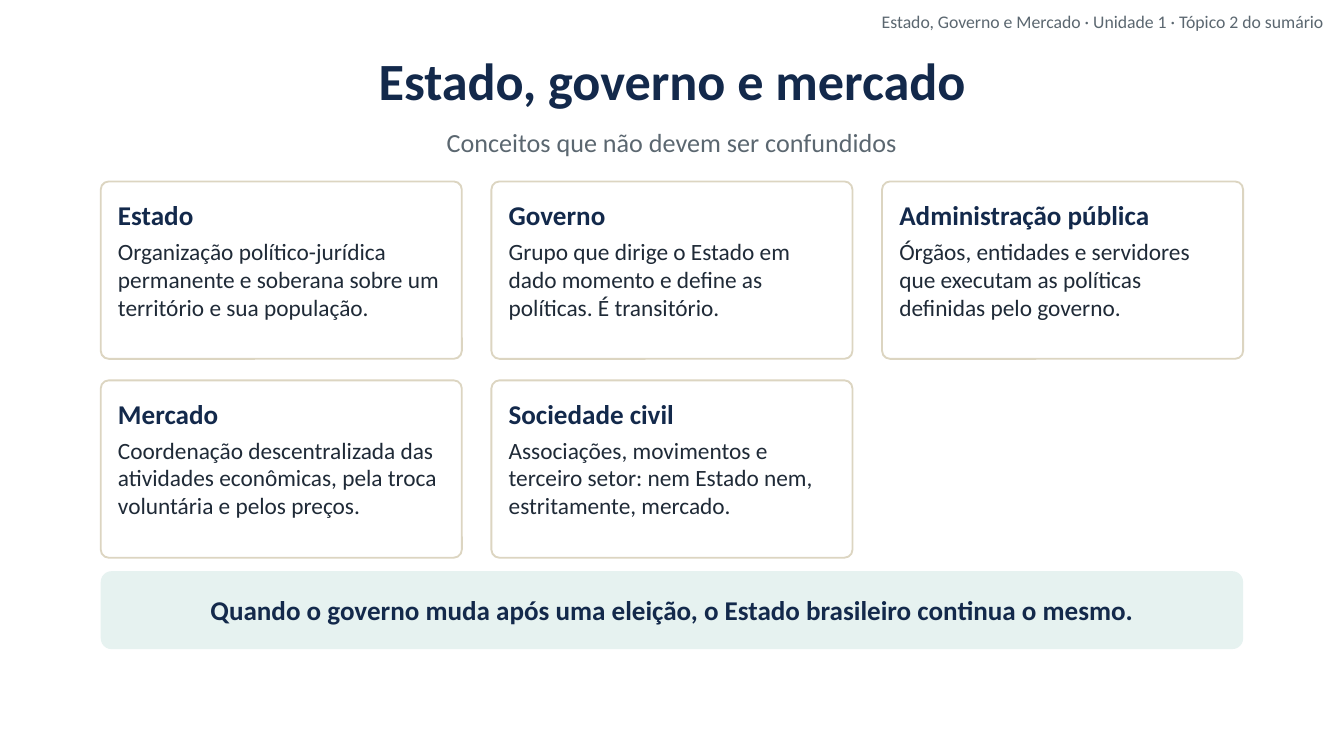
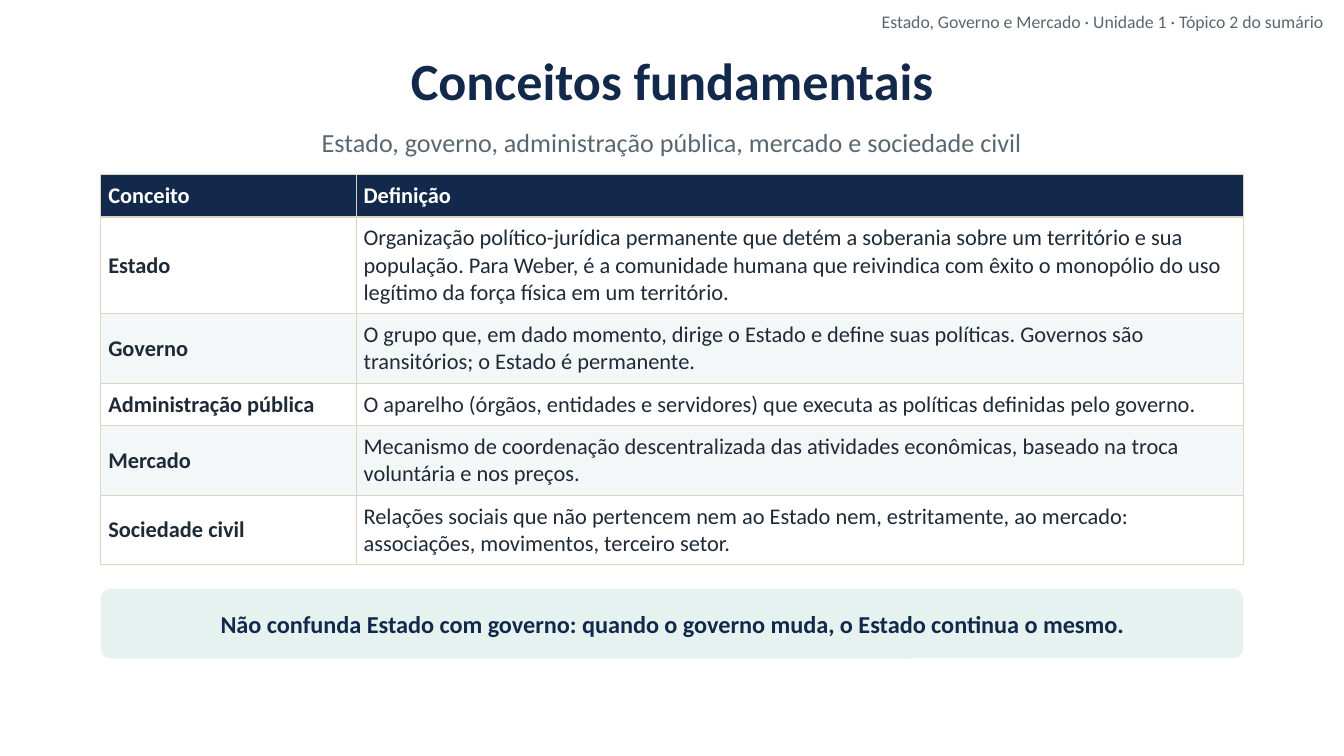
Before and after one commit to cleitonfranco74/gestao_publica, a slide deck: slide 17 of disciplina-01-estado-governo-mercado/materiais/01_Unidade_1_Introducao_a_Economia_Estado_Governo_Mercado.pptx. Drawn at 1344x756 pixels with LibreOffice and Linux fonts; fonts in the diff are those of the drawing; background and template pictures are left out. Boxes give left, top, right and bottom in pixels: in the first picture for what was removed or moved away, otherwise in the second. Text is boxed around its words. In the diff, an @@ line names an element or a change of style, - is before the commit and + after.

```diff
--- a/disciplina-01-estado-governo-mercado/materiais/01_Unidade_1_Introducao_a_Economia_Estado_Governo_Mercado.pptx
+++ b/disciplina-01-estado-governo-mercado/materiais/01_Unidade_1_Introducao_a_Economia_Estado_Governo_Mercado.pptx
@@ text added at bbox=[411, 63, 934, 101], 28 pt, text #13294B, bold @@
+Conceitos fundamentais
@@ text at bbox=[322, 134, 1021, 157]: text changed; size 28 to 14 pt; text colour #13294B to #5B6770; bold off @@
-Estado, governo e mercado
+Estado, governo, administração pública, mercado e sociedade civil
@@ text removed at bbox=[447, 134, 896, 156] @@
-Conceitos que não devem ser confundidos
@@ table added at bbox=[101, 175, 1243, 559], 6 rows, 2 columns @@
+Conceito | Definição
+Estado | Organização político-jurídica permanente que detém a soberania sobre um território e sua população. Para Weber, é a comunidade humana que reivindica com êxito o monopólio do uso legítimo da força física em um território.
+Governo | O grupo que, em dado momento, dirige o Estado e define suas políticas. Governos são transitórios; o Estado é permanente.
+Administração pública | O aparelho (órgãos, entidades e servidores) que executa as políticas definidas pelo governo.
+Mercado | Mecanismo de coordenação descentralizada das atividades econômicas, baseado na troca voluntária e nos preços.
+Sociedade civil | Relações sociais que não pertencem nem ao Estado nem, estritamente, ao mercado: associações, movimentos, terceiro setor.
@@ rounded rectangle removed at bbox=[101, 181, 462, 359] @@
-Estado
-Organização político-jurídica permanente e soberana sobre um território e sua população.
@@ rounded rectangle removed at bbox=[492, 181, 853, 359] @@
-Governo
-Grupo que dirige o Estado em dado momento e define as políticas. É transitório.
@@ rounded rectangle removed at bbox=[882, 181, 1243, 359] @@
-Administração pública
-Órgãos, entidades e servidores que executam as políticas definidas pelo governo.
@@ rounded rectangle removed at bbox=[101, 380, 462, 558] @@
-Mercado
-Coordenação descentralizada das atividades econômicas, pela troca voluntária e pelos preços.
@@ rounded rectangle removed at bbox=[492, 380, 853, 558] @@
-Sociedade civil
-Associações, movimentos e terceiro setor: nem Estado nem, estritamente, mercado.
@@ rounded rectangle "Não confunda Estado com governo: ...": place and size @@
-rounded rectangle "Não confunda Estado com governo: ..." at bbox=[101, 571, 1243, 649]
+rounded rectangle "Não confunda Estado com governo: ..." at bbox=[101, 589, 1243, 659]
@@ rounded rectangle "Não confunda Estado com governo: ..." at bbox=[101, 589, 1243, 659]: proportions changed @@
@@ text in rounded rectangle at bbox=[221, 616, 1124, 637]: text changed; size 14.5 to 13 pt @@
-Quando o governo muda após uma eleição, o Estado brasileiro continua o mesmo.
+Não confunda Estado com governo: quando o governo muda, o Estado continua o mesmo.
```
Also in this commit, not shown: 3 other slides changed, 7 other files.
